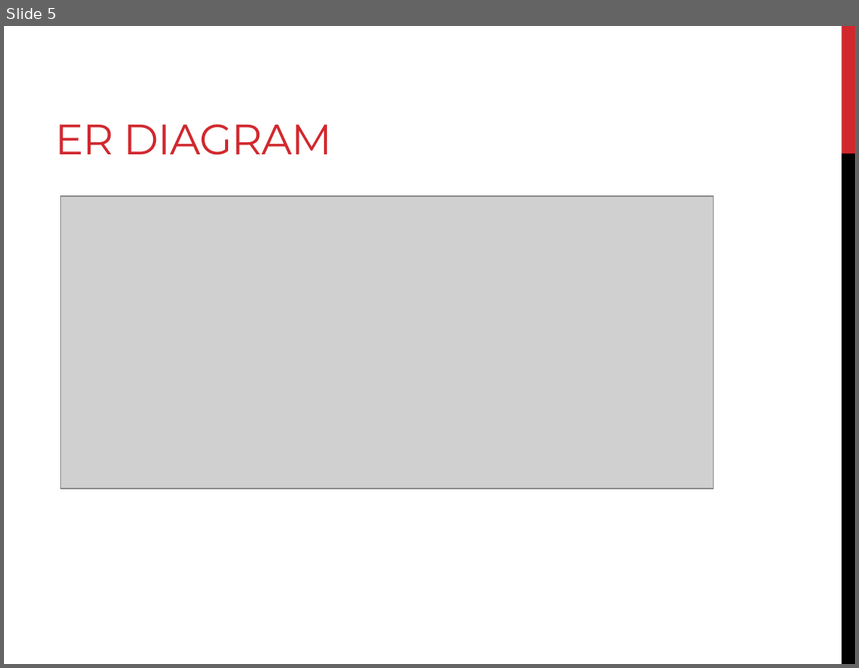
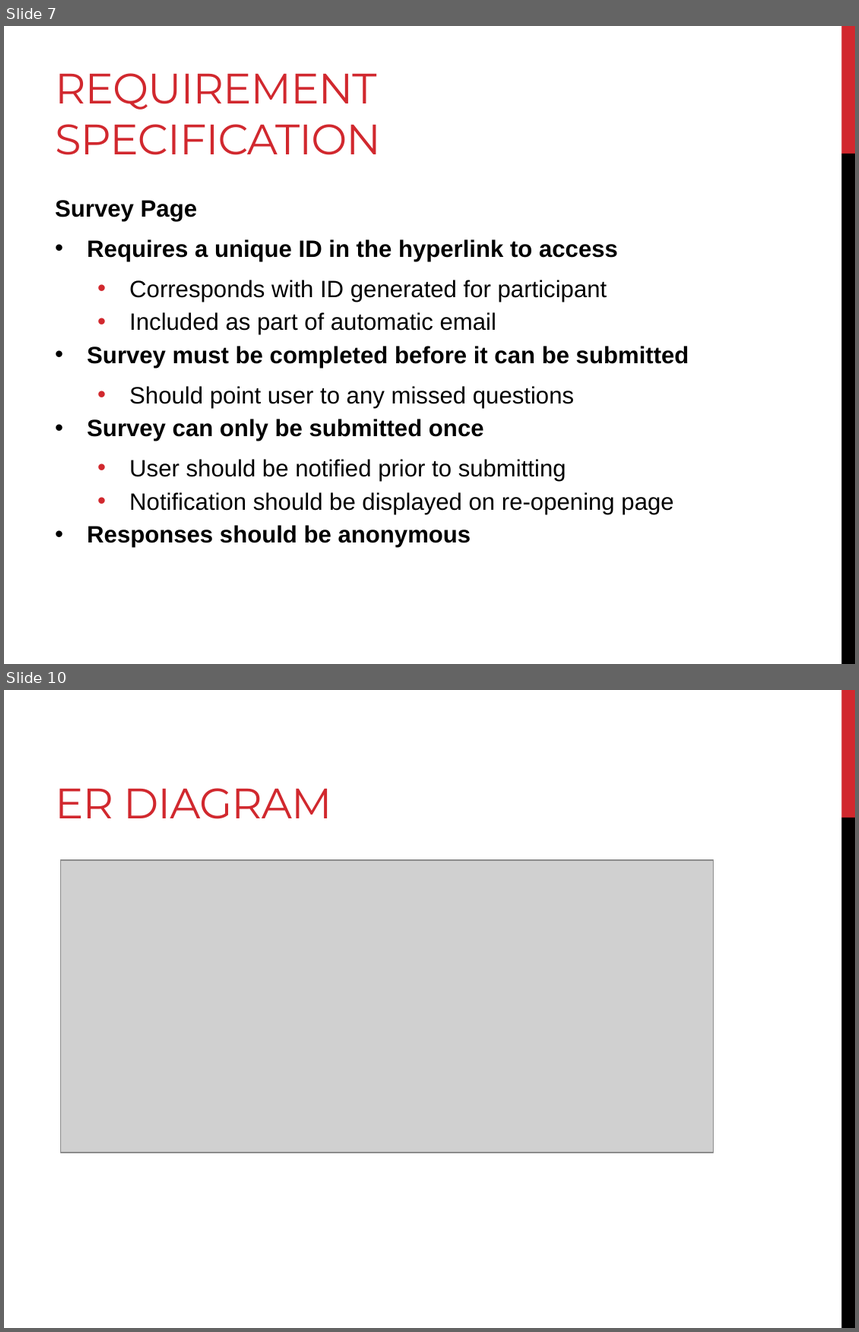
Before and after one commit to AndreasSchwagerl/RR-Survey-System, a slide deck: Survey System - Progress Presentation 3.pptx. Shown one above the other, each under a label of ours: slide 5 before the commit, slides 7 and 10 after it; the slides between them are not shown. The pictures are 859x668 and 859x1332 pixels, drawn with LibreOffice and Linux fonts; fonts in the diff are those of the drawing; grey boxes stand for pictures. Boxes give left, top, right and bottom in pixels: in the first picture for what was removed or moved away, otherwise in the second. Text is boxed around its words. In the diff, an @@ line names an element or a change of style, - is before the commit and + after.

```diff
--- a/Survey System - Progress Presentation 3.pptx
+++ b/Survey System - Progress Presentation 3.pptx
@@ slide 7 added at [4,26,855,664], background #FFFFFF; not listed: 2 template elements that a slide beside it also shows @@
@@ title added at [55,73,381,155], 36 pt, text #D1282E @@
+REQUIREMENT SPECIFICATION
@@ text added at [55,200,690,548], 20 pt, text #000000 @@
+Survey Page
+• Requires a unique ID in the hyperlink to access
+  • Corresponds with ID generated for participant
+  • Included as part of automatic email
+• Survey must be completed before it can be submitted
+  • Should point user to any missed questions
+• Survey can only be submitted once
+  • User should be notified prior to submitting
+  • Notification should be displayed on re-opening page
+• Responses should be anonymous
@@ what was slide 5 is now slide 10 @@
```
Also in this commit, not shown: 4 other slides added.
